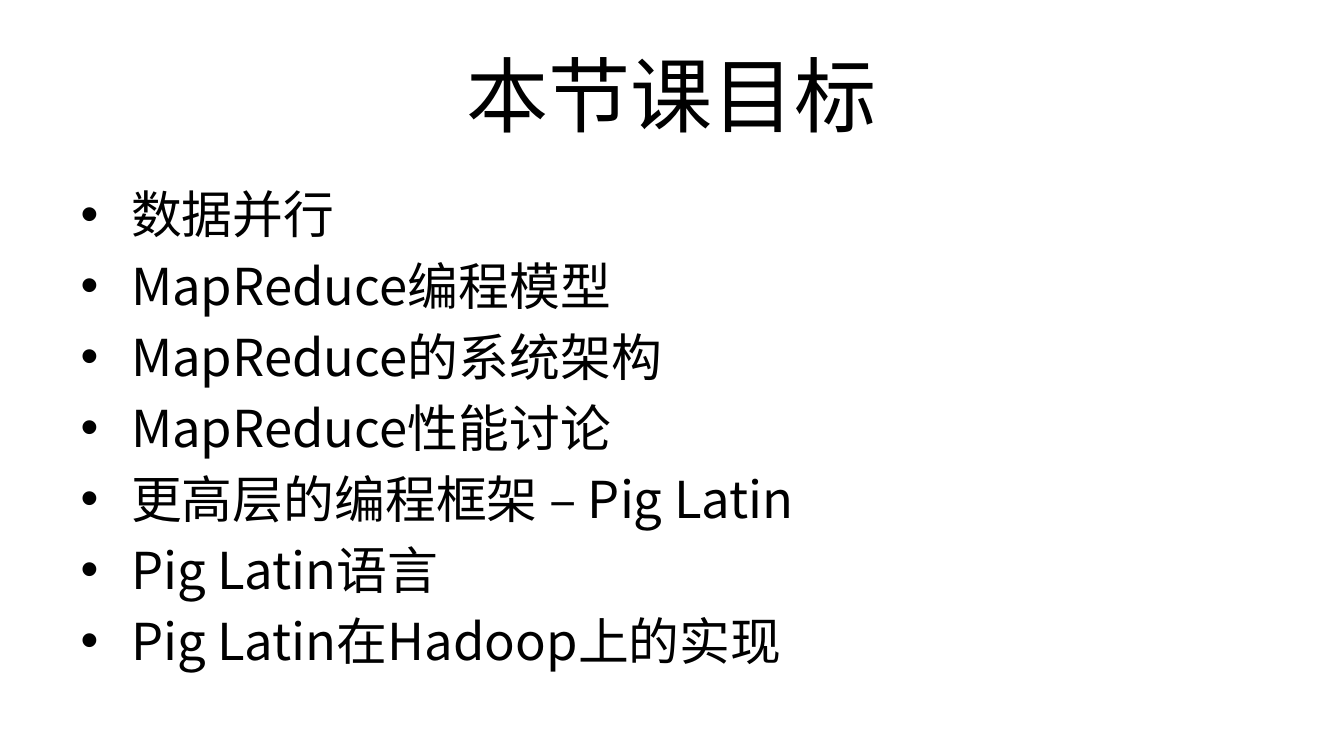
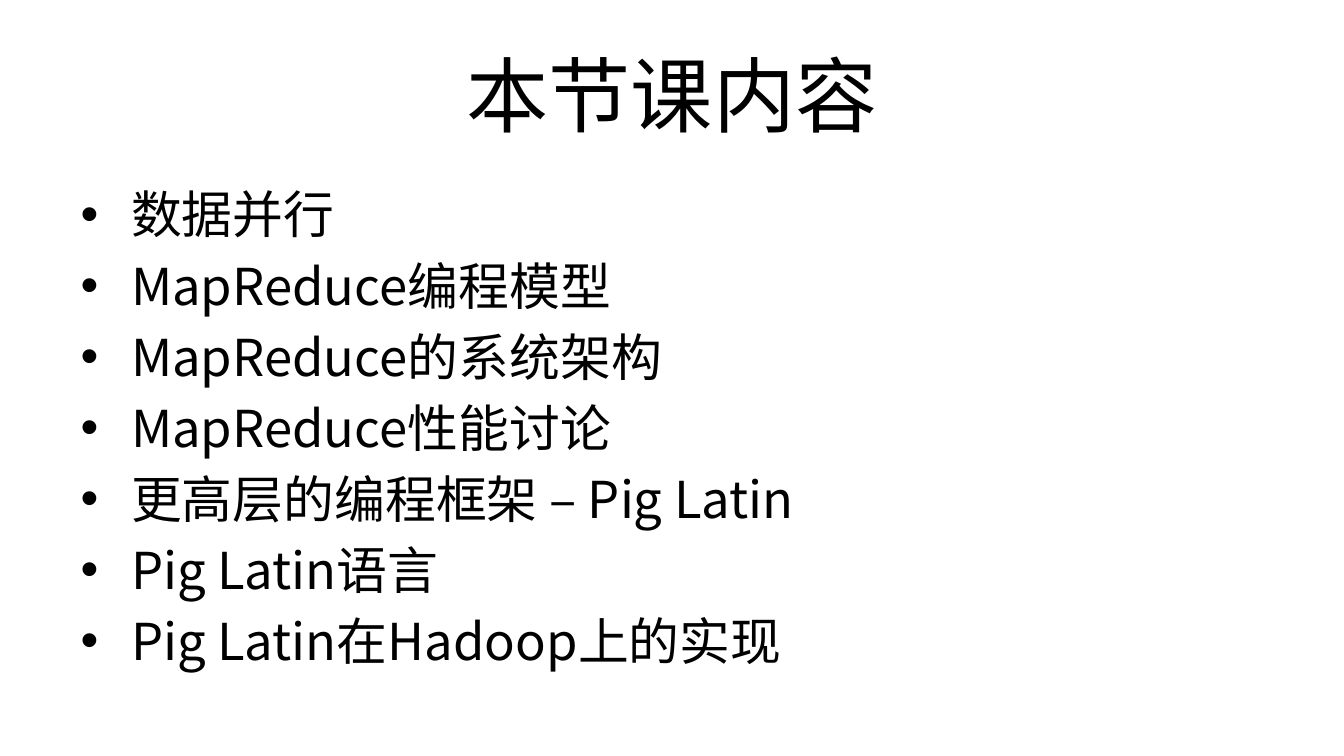
Before and after one commit to alxsoares/Foundations-of-Big-Data-System, a slide deck: slide 2 of Architecture/大数据的处理框架.pptx. Drawn at 1344x756 pixels with LibreOffice and Linux fonts; fonts in the diff are those of the drawing. Boxes give left, top, right and bottom in pixels: in the first picture for what was removed or moved away, otherwise in the second. Text is boxed around its words. In the diff, an @@ line names an element or a change of style, - is before the commit and + after.

```diff
--- a/Architecture/大数据的处理框架.pptx
+++ b/Architecture/大数据的处理框架.pptx
@@ title at box(466, 56, 877, 133): text changed @@
-本节课目标
+本节课内容
```
Also in this commit, not shown: 21 other slides changed, 11 slides added, 11 slides removed.
